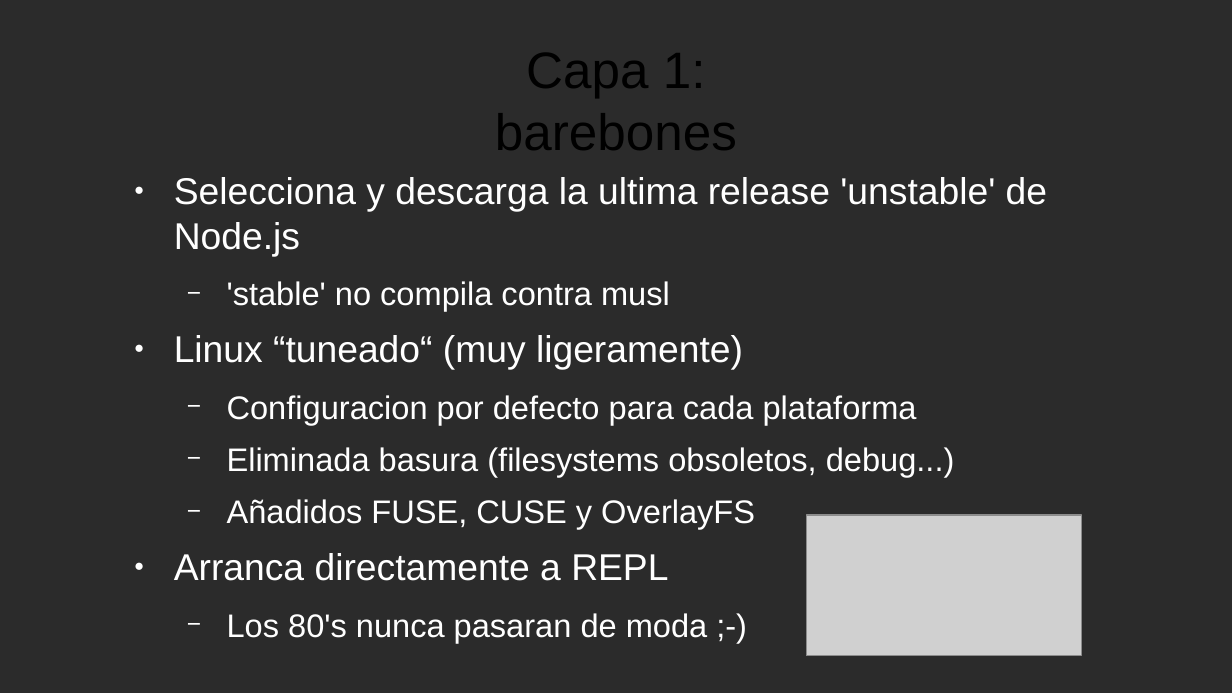
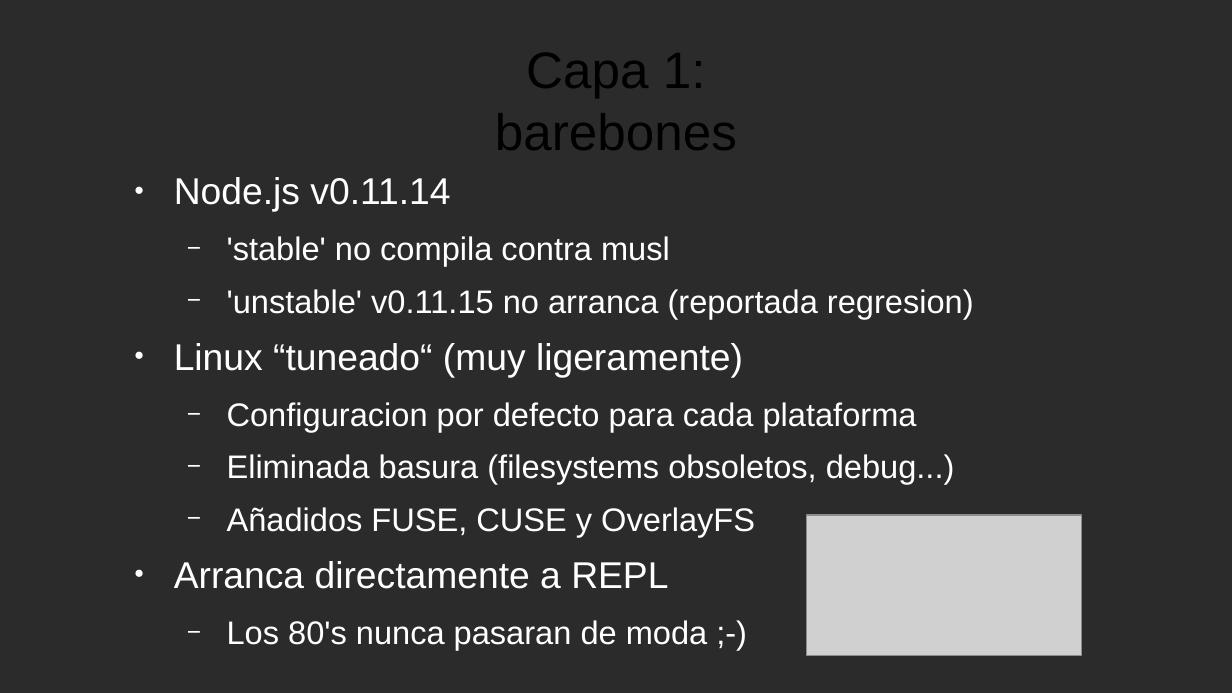
Before and after one commit to NodeOS/NodeOS, a slide deck: slide 10 of doc/NodeOS.odp. Drawn at 1232x693 pixels with LibreOffice and Linux fonts; fonts in the diff are those of the drawing; grey boxes stand for pictures; background and template pictures are left out; a plain dark background stands for a picture behind light text. Boxes give left, top, right and bottom in pixels: in the first picture for what was removed or moved away, otherwise in the second. Text is boxed around its words. In the diff, an @@ line names an element or a change of style, - is before the commit and + after.

Commit message:
Final presentation used on NodeJsMadrid keynote

```diff
--- a/doc/NodeOS.odp
+++ b/doc/NodeOS.odp
@@ text at (174,177,450,212): text changed @@
-● Selecciona y descarga la ultima release 'unstable' de Node.js
+● Node.js v0.11.14
@@ text at (227,289,974,319): paragraph added @@
+  − 'unstable' v0.11.15 no arranca (reportada regresion)
```
Also in this commit, not shown: 2 slides added.
